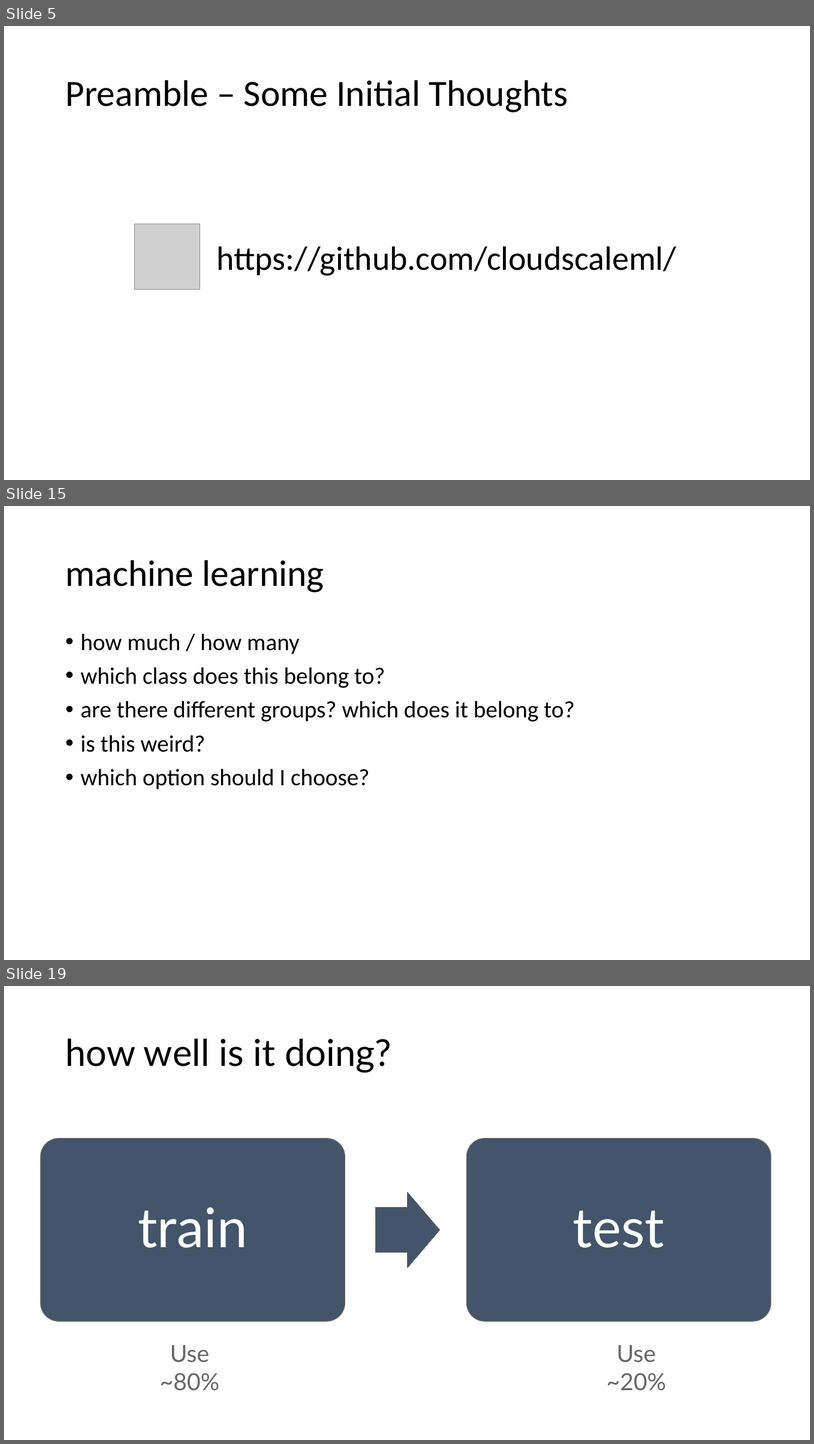
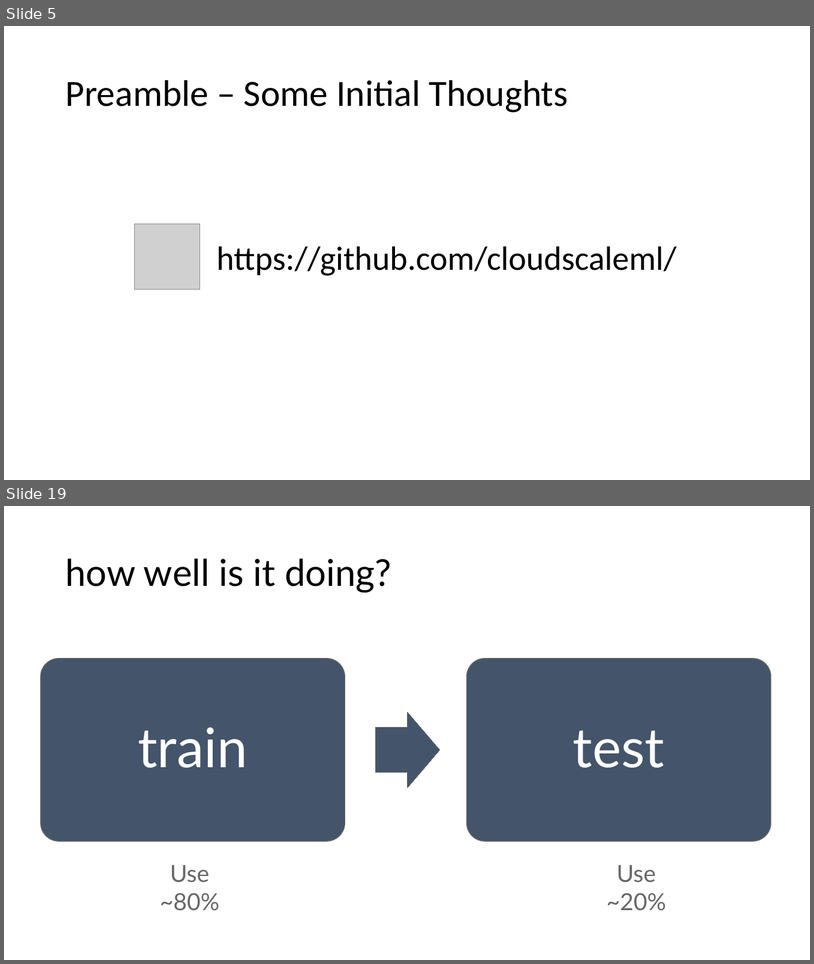
Before and after one commit to cloudscaleml/workshop, a slide deck: powerpoint/Overview.pptx. Shown one above the other, each under a label of ours: slides 5, 15 and 19 before the commit, slides 5 and 19 after it; the slides between them are not shown. The pictures are 814x1444 and 814x964 pixels, drawn with LibreOffice and Linux fonts; fonts in the diff are those of the drawing; grey boxes stand for pictures. Boxes give left, top, right and bottom in pixels: in the first picture for what was removed or moved away, otherwise in the second. Text is boxed around its words. In the diff, an @@ line names an element or a change of style, - is before the commit and + after.

```diff
--- a/powerpoint/Overview.pptx
+++ b/powerpoint/Overview.pptx
@@ slide 15 removed at box(4, 506, 810, 960), background #FFFFFF @@
@@ title removed at box(65, 560, 324, 592) @@
-machine learning
@@ text removed at box(81, 633, 575, 789) @@
-• how much / how many
-• which class does this belong to?
-• are there different groups? which does it belong to?
-• is this weird?
-• which option should I choose?
```
Also in this commit, not shown: 16 slides changed, 4 slides added, 10 other slides removed.
